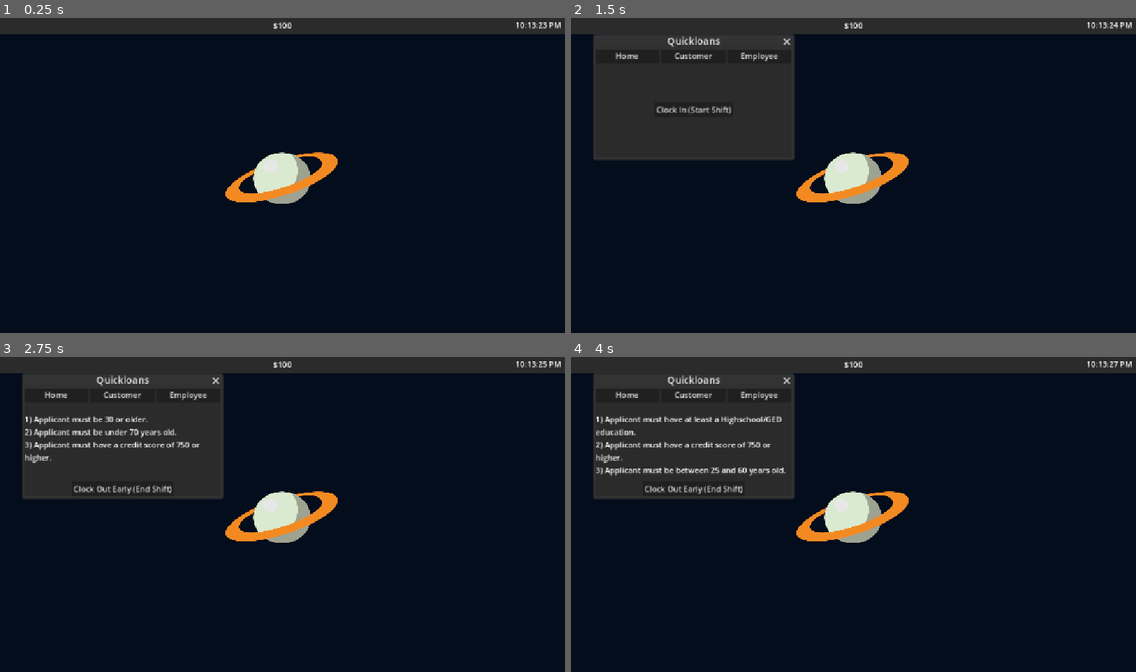
Above: before the commit, frames 1-4 (two rows, left to right).
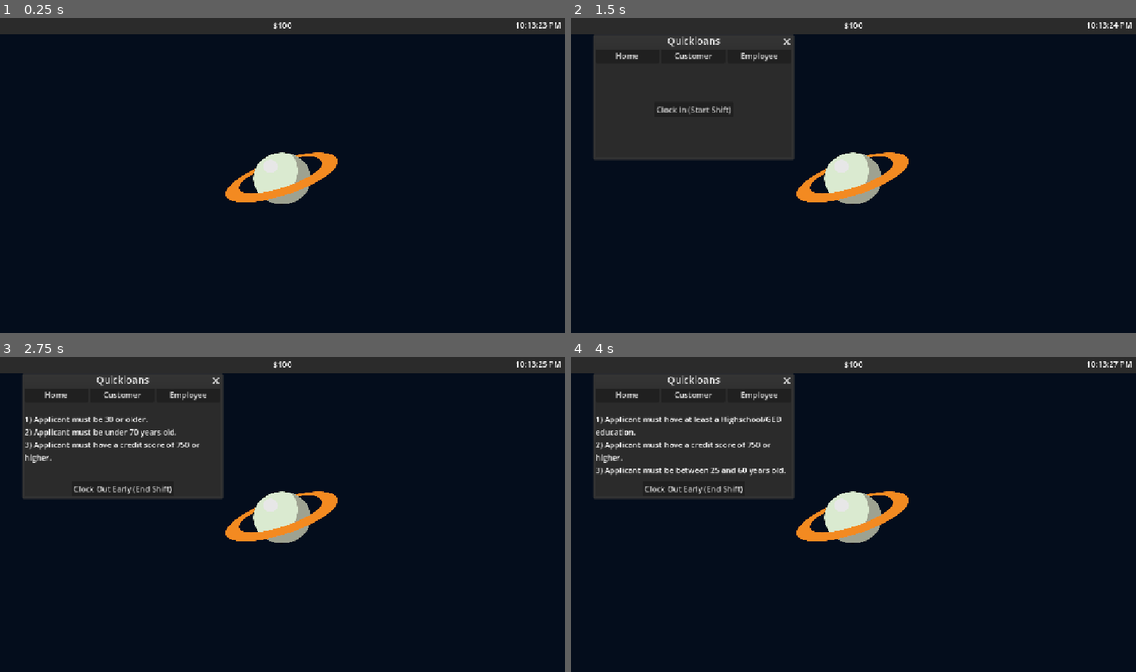
Above: after the commit, the same moments.

Repository: TotsllyRandom/employ-os
Game: Godot game, scene res://scenes/desktop.tscn
The game is run twice, just before and just after one commit, with the same random seed, the same clock (stepped at 60 frames per second) and the same inputs.
Inputs (mouse positions are in pixels of both pictures, inside the frame that each line leads up to):
- Up to frame 1 (0.25 s): no input
- Up to frame 2 (1.5 s): tap Enter at 0.5 s; move the mouse to (977, 159) at 0.52 s; hold Right 0.53-1.28 s; tap Alt at 0.6 s; click (977, 159) at 0.67 s; tap Space (Make Window Debug) at 1.25 s; move the mouse to (740, 191) at 1.27 s; hold Down from 1.28 s (still down); tap Shift at 1.35 s; click (740, 191) at 1.42 s
- Up to frame 3 (2.75 s): release Down at 2 s; click "Clock In (Start Shift)" at 2 s
- Up to frame 4 (4 s): click "Clock Out Early (End Shift)" at 2.75 s; click "Clock In (Start Shift)" at 3.5 s

The runs differ from the first frame. In frame 1, 0.1% of the frame differs, in the area x 40-100%, y 1-59%; in frame 2, 0.4%; in frame 3, 0.8%; in frame 4, 0.9%, in the area x 4-100%, y 1-59%.

Commit message:
Custom Mouse (may be redone)

Diff:
--- a/project.godot
+++ b/project.godot
@@ -11,8 +11,11 @@
 [application]
 
 config/name="EmployOS"
+config/version="0.2.2"
 run/main_scene="res://scenes/desktop.tscn"
 config/features=PackedStringArray("4.7", "GL Compatibility")
+boot_splash/bg_color=Color(0.19793725, 0.19793725, 0.19793719, 1)
+boot_splash/show_image=false
 config/icon="res://icon.svg"
 
 [autoload]
@@ -25,8 +28,11 @@
 
 [display]
 
+window/size/mode=3
+window/size/borderless=true
 window/stretch/mode="canvas_items"
 window/stretch/aspect="expand"
+mouse_cursor/custom_image="uid://dc2qpy2nwnfgi"
 
 [editor_plugins]
 
@@ -54,6 +60,7 @@
 
 [rendering]
 
+textures/canvas_textures/default_texture_filter=0
 rendering_device/driver.windows="d3d12"
 renderer/rendering_method="gl_compatibility"
 renderer/rendering_method.mobile="gl_compatibility"
--- a/scenes/apps/quickloans.gd
+++ b/scenes/apps/quickloans.gd
@@ -279,21 +279,31 @@
 	loan_complete("Deny")
 
 func double_check_rules(d):
-	var ret := false
-
 	var hold = []
+
 	for rule in rules:
-		var i = RULES[rule].get("type")
-		if i == "age":
-			if hold.has("max_age") or hold.has("min_age"):
-				ret = true
-			hold.append("max_age")
-			i = "min_age"
-		if hold.has(i):
-			ret = true
-		hold.append(i)
-	if ret:
+		var type = RULES[rule].get("type")
+
+		if type == "age":
+			if hold.has("age") or hold.has("min_age") or hold.has("max_age"):
+				make_rules(d)
+				return
+			hold.append("age")
+
+		elif hold.has(type):
+			make_rules(d)
+			return
+
+		else:
+			hold.append(type)
+
+	if guide["min_age"] >= guide["max_age"]:
 		make_rules(d)
+		return
+
+	if guide["min_credit_score"] >= guide["max_credit_score"]:
+		make_rules(d)
+		return
 
 func make_rules(diff:int):
 	diff = clamp(diff, 1, 5)
Binary file added: assets/mouseCusor.png
Not shown, added: assets/mouseCusor.png.import
